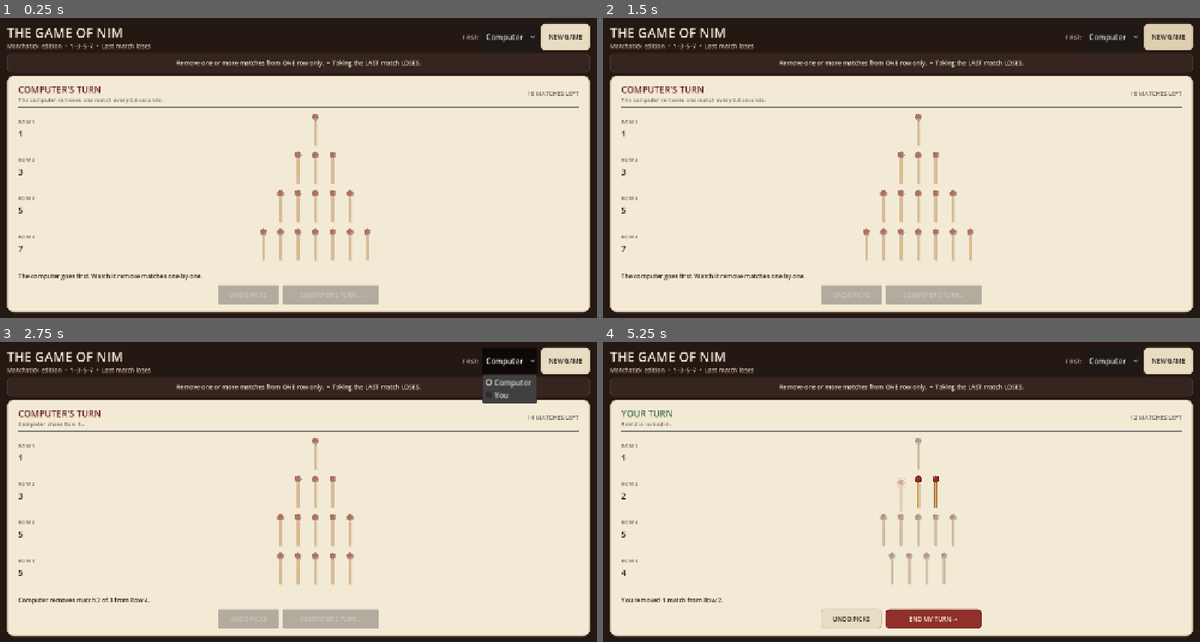
Above: before the commit, frames 1-4 (two rows, left to right).
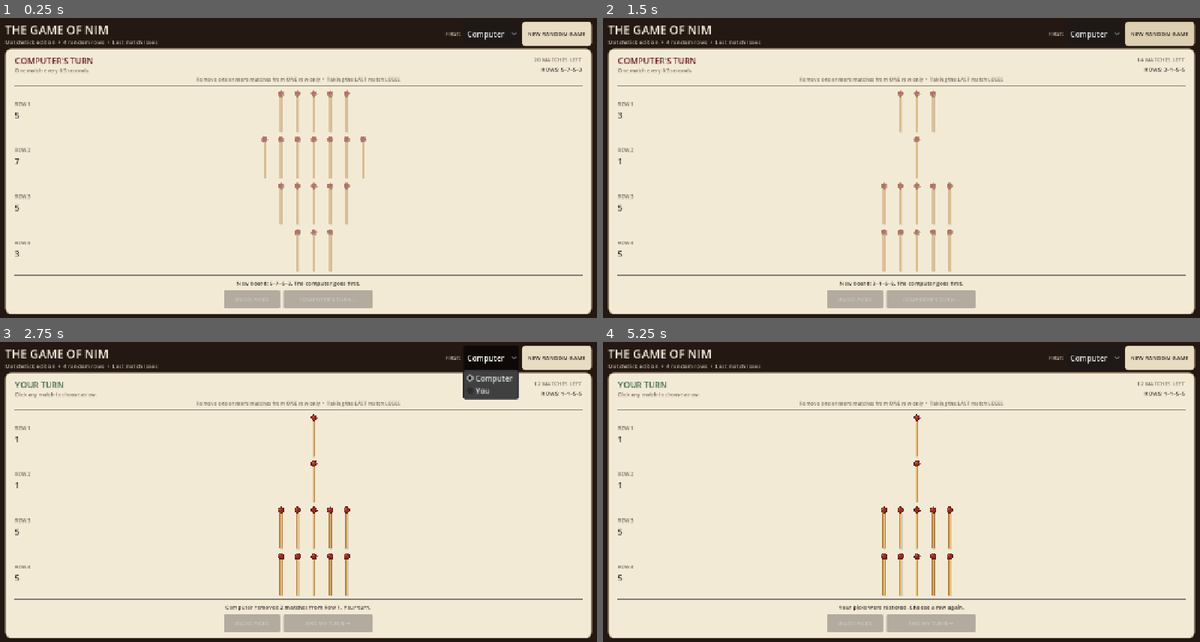
Above: after the commit, the same moments.

Repository: Integraxiii/The-Game-of-Nim
Game: Godot game, scene res://main.tscn
Same seed, same stepped clock (60 frames per second), same inputs: the game is played once before the commit and once after it.
Inputs (mouse positions are in pixels of both pictures, inside the frame that each line leads up to):
- Up to frame 1 (0.25 s): no input
- Up to frame 2 (1.5 s): click "NEW GAME" (after the commit: "NEW RANDOM GAME") at 0.5 s; click "NEW GAME" (after the commit: "NEW RANDOM GAME") at 1.25 s
- Up to frame 3 (2.75 s): click "Computer" at 2 s
- Up to frame 4 (5.25 s): click (919, 435) at 2.77 s; click (919, 453) at 3.52 s; click "UNDO PICKS" at 4.25 s; click (901, 492) at 5.02 s

The runs differ from the first frame. In frame 1, 19% of the frame differs, in the area x 0-100%, y 1-99%; in frame 2, 18%; in frame 3, 18%; in frame 4, 19%.

Commit message:
Use random match rows and tighter single-screen layout

Diff:
--- a/scripts/matchstick_game.gd
+++ b/scripts/matchstick_game.gd
@@ -1,6 +1,6 @@
 extends Control
 
-# Matchstick Nim — single-screen 1-3-5-7 layout.
+# Matchstick Nim — four random rows, 1–7 matches each.
 # Misere rule: taking the final match loses.
 
 const TABLE := Color("#241813")
@@ -12,8 +12,10 @@
 const RED := Color("#8f3029")
 const RED_DARK := Color("#68211d")
 const GREEN := Color("#486f52")
-const CLASSIC_PILES: Array[int] = [1, 3, 5, 7]
 const COMPUTER_MATCH_DELAY := 0.5
+const ROW_COUNT := 4
+const MIN_MATCHES := 1
+const MAX_MATCHES := 7
 
 enum Phase { PLAYER, COMPUTER, GAME_OVER }
 
@@ -23,7 +25,7 @@
 
     func _init() -> void:
         flat = true
-        custom_minimum_size = Vector2(34, 72)
+        custom_minimum_size = Vector2(32, 62)
         focus_mode = Control.FOCUS_ALL
         mouse_default_cursor_shape = Control.CURSOR_POINTING_HAND
         tooltip_text = "Remove this match"
@@ -31,18 +33,18 @@
 
     func _draw() -> void:
         var cx := size.x * 0.5
-        var shaft_top := 21.0
-        var shaft_bottom := size.y - 5.0
-        var shaft_height := maxf(34.0, shaft_bottom - shaft_top)
-        var opacity := 1.0 if not disabled else 0.38
-        draw_rect(Rect2(cx - 2.0, shaft_top + 2.0, 6.0, shaft_height), Color(0.16, 0.10, 0.06, 0.16 * opacity), true)
+        var shaft_top := 18.0
+        var shaft_bottom := size.y - 4.0
+        var shaft_height := maxf(28.0, shaft_bottom - shaft_top)
+        var opacity := 1.0 if not disabled else 0.36
+        draw_rect(Rect2(cx - 2.0, shaft_top + 2.0, 6.0, shaft_height), Color(0.16, 0.10, 0.06, 0.14 * opacity), true)
         draw_rect(Rect2(cx - 3.0, shaft_top, 6.0, shaft_height), Color(0.69, 0.50, 0.27, opacity), true)
-        draw_rect(Rect2(cx - 1.2, shaft_top, 2.5, shaft_height), Color(0.91, 0.75, 0.46, opacity), true)
-        draw_circle(Vector2(cx, 14.5), 7.5, Color(0.40, 0.11, 0.09, opacity))
-        draw_circle(Vector2(cx - 1.0, 13.5), 5.8, Color(0.58, 0.18, 0.15, opacity))
-        draw_circle(Vector2(cx - 2.5, 11.5), 1.8, Color(0.78, 0.35, 0.28, opacity))
+        draw_rect(Rect2(cx - 1.2, shaft_top, 2.4, shaft_height), Color(0.91, 0.75, 0.46, opacity), true)
+        draw_circle(Vector2(cx, 12.5), 6.8, Color(0.40, 0.11, 0.09, opacity))
+        draw_circle(Vector2(cx - 0.8, 11.8), 5.2, Color(0.58, 0.18, 0.15, opacity))
+        draw_circle(Vector2(cx - 2.1, 10.0), 1.5, Color(0.78, 0.35, 0.28, opacity))
         if not disabled and is_hovered():
-            draw_arc(Vector2(cx, 14.5), 10.5, 0.0, TAU, 24, Color(0.55, 0.19, 0.16, 0.75), 2.0)
+            draw_arc(Vector2(cx, 12.5), 9.7, 0.0, TAU, 24, Color(0.55, 0.19, 0.16, 0.75), 2.0)
 
     func set_enabled_for_turn(value: bool) -> void:
         disabled = not value
@@ -52,8 +54,8 @@
 
 var rng := RandomNumberGenerator.new()
 var phase: Phase = Phase.PLAYER
-var piles: Array[int] = CLASSIC_PILES.duplicate()
-var turn_start_piles: Array[int] = CLASSIC_PILES.duplicate()
+var piles: Array[int] = [1, 3, 5, 7]
+var turn_start_piles: Array[int] = [1, 3, 5, 7]
 var selected_row := -1
 var removed_this_turn := 0
 var game_serial := 0
@@ -65,6 +67,7 @@
 var match_rows: Array[HBoxContainer] = []
 var count_labels: Array[Label] = []
 var remaining_label: Label
+var setup_label: Label
 var message_label: Label
 var action_button: Button
 var undo_button: Button
@@ -83,21 +86,21 @@
 
     var outer := MarginContainer.new()
     outer.set_anchors_and_offsets_preset(Control.PRESET_FULL_RECT)
-    outer.add_theme_constant_override("margin_left", 18)
-    outer.add_theme_constant_override("margin_right", 18)
-    outer.add_theme_constant_override("margin_top", 12)
-    outer.add_theme_constant_override("margin_bottom", 12)
+    outer.add_theme_constant_override("margin_left", 14)
+    outer.add_theme_constant_override("margin_right", 14)
+    outer.add_theme_constant_override("margin_top", 8)
+    outer.add_theme_constant_override("margin_bottom", 8)
     add_child(outer)
 
     var main := VBoxContainer.new()
     main.size_flags_horizontal = Control.SIZE_EXPAND_FILL
     main.size_flags_vertical = Control.SIZE_EXPAND_FILL
-    main.add_theme_constant_override("separation", 7)
+    main.add_theme_constant_override("separation", 5)
     outer.add_child(main)
 
     var header := HBoxContainer.new()
-    header.custom_minimum_size.y = 48
-    header.add_theme_constant_override("separation", 14)
+    header.custom_minimum_size.y = 44
+    header.add_theme_constant_override("separation", 12)
     main.add_child(header)
 
     var title_box := VBoxContainer.new()
@@ -108,68 +111,57 @@
     var title := Label.new()
     title.text = "THE GAME OF NIM"
     title.add_theme_color_override("font_color", PAPER)
-    title.add_theme_font_size_override("font_size", 28)
+    title.add_theme_font_size_override("font_size", 25)
     title_box.add_child(title)
 
     var subtitle := Label.new()
-    subtitle.text = "Matchstick edition  •  1–3–5–7  •  Last match loses"
+    subtitle.text = "Matchstick edition  •  4 random rows  •  Last match loses"
     subtitle.add_theme_color_override("font_color", Color("#cfbea9"))
-    subtitle.add_theme_font_size_override("font_size", 13)
+    subtitle.add_theme_font_size_override("font_size", 12)
     title_box.add_child(subtitle)
 
     var control_row := HBoxContainer.new()
     control_row.alignment = BoxContainer.ALIGNMENT_END
-    control_row.add_theme_constant_override("separation", 7)
+    control_row.add_theme_constant_override("separation", 6)
     header.add_child(control_row)
 
     var first_label := Label.new()
     first_label.text = "FIRST:"
     first_label.add_theme_color_override("font_color", Color("#cfbea9"))
     first_label.vertical_alignment = VERTICAL_ALIGNMENT_CENTER
-    first_label.add_theme_font_size_override("font_size", 12)
+    first_label.add_theme_font_size_override("font_size", 11)
     control_row.add_child(first_label)
 
     start_option = OptionButton.new()
     start_option.add_item("Computer")
     start_option.add_item("You")
     start_option.selected = 0
-    start_option.custom_minimum_size = Vector2(118, 38)
+    start_option.custom_minimum_size = Vector2(110, 36)
     control_row.add_child(start_option)
 
-    var new_game := _make_button("NEW GAME", false)
-    new_game.custom_minimum_size = Vector2(105, 38)
+    var new_game := _make_button("NEW RANDOM GAME", false)
+    new_game.custom_minimum_size = Vector2(150, 36)
     new_game.pressed.connect(_start_new_game)
     control_row.add_child(new_game)
-
-    var rule_panel := PanelContainer.new()
-    rule_panel.custom_minimum_size.y = 34
-    rule_panel.add_theme_stylebox_override("panel", _style(TABLE_LIGHT, 8, 1, Color("#5a4337")))
-    main.add_child(rule_panel)
-    var rule_margin := _margin(10, 10, 5, 5)
-    rule_panel.add_child(rule_margin)
-    var rule_text := Label.new()
-    rule_text.text = "Remove one or more matches from ONE row only.  •  Taking the LAST match LOSES."
-    rule_text.horizontal_alignment = HORIZONTAL_ALIGNMENT_CENTER
-    rule_text.add_theme_color_override("font_color", PAPER)
-    rule_text.add_theme_font_size_override("font_size", 13)
-    rule_margin.add_child(rule_text)
 
     var board := PanelContainer.new()
     board.size_flags_horizontal = Control.SIZE_EXPAND_FILL
     board.size_flags_vertical = Control.SIZE_EXPAND_FILL
-    board.add_theme_stylebox_override("panel", _style(PAPER, 14, 2, Color("#c6b594")))
+    board.add_theme_stylebox_override("panel", _style(PAPER, 12, 2, Color("#c6b594")))
     main.add_child(board)
 
-    var board_margin := _margin(14, 14, 10, 10)
+    var board_margin := _margin(12, 12, 8, 8)
     board.add_child(board_margin)
+
     var board_v := VBoxContainer.new()
+    board_v.size_flags_horizontal = Control.SIZE_EXPAND_FILL
     board_v.size_flags_vertical = Control.SIZE_EXPAND_FILL
-    board_v.add_theme_constant_override("separation", 5)
+    board_v.add_theme_constant_override("separation", 3)
     board_margin.add_child(board_v)
 
     var top := HBoxContainer.new()
-    top.custom_minimum_size.y = 42
-    top.add_theme_constant_override("separation", 10)
+    top.custom_minimum_size.y = 38
+    top.add_theme_constant_override("separation", 8)
     board_v.add_child(top)
 
     var status_box := VBoxContainer.new()
@@ -178,68 +170,92 @@
     top.add_child(status_box)
 
     status_label = Label.new()
-    status_label.add_theme_font_size_override("font_size", 19)
+    status_label.add_theme_font_size_override("font_size", 18)
     status_box.add_child(status_label)
 
     substatus_label = Label.new()
     substatus_label.add_theme_color_override("font_color", MUTED)
-    substatus_label.add_theme_font_size_override("font_size", 12)
+    substatus_label.add_theme_font_size_override("font_size", 11)
     status_box.add_child(substatus_label)
 
+    var info_box := VBoxContainer.new()
+    info_box.alignment = BoxContainer.ALIGNMENT_CENTER
+    top.add_child(info_box)
+
     remaining_label = Label.new()
-    remaining_label.vertical_alignment = VERTICAL_ALIGNMENT_CENTER
+    remaining_label.horizontal_alignment = HORIZONTAL_ALIGNMENT_RIGHT
     remaining_label.add_theme_color_override("font_color", MUTED)
-    remaining_label.add_theme_font_size_override("font_size", 13)
-    top.add_child(remaining_label)
+    remaining_label.add_theme_font_size_override("font_size", 12)
+    info_box.add_child(remaining_label)
+
+    setup_label = Label.new()
+    setup_label.horizontal_alignment = HORIZONTAL_ALIGNMENT_RIGHT
+    setup_label.add_theme_color_override("font_color", INK)
+    setup_label.add_theme_font_size_override("font_size", 12)
+    info_box.add_child(setup_label)
+
+    var rule_line := Label.new()
+    rule_line.text = "Remove one or more matches from ONE row only  •  Taking the LAST match LOSES"
+    rule_line.horizontal_alignment = HORIZONTAL_ALIGNMENT_CENTER
+    rule_line.add_theme_color_override("font_color", MUTED)
+    rule_line.add_theme_font_size_override("font_size", 11)
+    board_v.add_child(rule_line)
 
     board_v.add_child(HSeparator.new())
 
     rows_box = VBoxContainer.new()
     rows_box.size_flags_horizontal = Control.SIZE_EXPAND_FILL
     rows_box.size_flags_vertical = Control.SIZE_EXPAND_FILL
-    rows_box.add_theme_constant_override("separation", 1)
+    rows_box.add_theme_constant_override("separation", 0)
     board_v.add_child(rows_box)
 
     board_v.add_child(HSeparator.new())
 
     message_label = Label.new()
-    message_label.custom_minimum_size.y = 28
+    message_label.custom_minimum_size.y = 24
     message_label.vertical_alignment = VERTICAL_ALIGNMENT_CENTER
+    message_label.horizontal_alignment = HORIZONTAL_ALIGNMENT_CENTER
     message_label.autowrap_mode = TextServer.AUTOWRAP_WORD_SMART
     message_label.add_theme_color_override("font_color", INK)
-    message_label.add_theme_font_size_override("font_size", 13)
+    message_label.add_theme_font_size_override("font_size", 12)
     board_v.add_child(message_label)
 
     var actions := HBoxContainer.new()
-    actions.custom_minimum_size.y = 42
+    actions.custom_minimum_size.y = 38
     actions.alignment = BoxContainer.ALIGNMENT_CENTER
-    actions.add_theme_constant_override("separation", 8)
+    actions.add_theme_constant_override("separation", 7)
     board_v.add_child(actions)
 
     undo_button = _make_button("UNDO PICKS", false)
-    undo_button.custom_minimum_size = Vector2(130, 40)
+    undo_button.custom_minimum_size = Vector2(120, 36)
     undo_button.pressed.connect(_undo_player_turn)
     actions.add_child(undo_button)
 
     action_button = _make_button("END MY TURN →", true)
-    action_button.custom_minimum_size = Vector2(205, 42)
+    action_button.custom_minimum_size = Vector2(190, 38)
     action_button.pressed.connect(_on_action_button)
     actions.add_child(action_button)
 
+func _randomize_piles() -> Array[int]:
+    var result: Array[int] = []
+    for _i in range(ROW_COUNT):
+        result.append(rng.randi_range(MIN_MATCHES, MAX_MATCHES))
+    return result
+
 func _start_new_game() -> void:
     game_serial += 1
-    piles = CLASSIC_PILES.duplicate()
+    piles = _randomize_piles()
     turn_start_piles = piles.duplicate()
     selected_row = -1
     removed_this_turn = 0
     _build_match_rows()
     if start_option.selected == 0:
         phase = Phase.COMPUTER
-        message_label.text = "The computer goes first. Watch it remove matches one by one."
+        message_label.text = "New board: %s. The computer goes first." % _position_string()
         _refresh_ui()
         _computer_turn(game_serial)
     else:
-        _begin_player_turn("You go first. Remove one or more matches from a single row.")
+        _begin_player_turn("New board: %s. You go first." % _position_string())
 
 func _begin_player_turn(message: String = "Your turn. Remove one or more matches from a single row.") -> void:
     phase = Phase.PLAYER
@@ -253,28 +269,29 @@
     _clear_container(rows_box)
     match_rows.clear()
     count_labels.clear()
+
     for row_index in range(piles.size()):
         var row := HBoxContainer.new()
-        row.custom_minimum_size.y = 76
+        row.custom_minimum_size.y = 64
         row.size_flags_horizontal = Control.SIZE_EXPAND_FILL
         row.size_flags_vertical = Control.SIZE_EXPAND_FILL
         rows_box.add_child(row)
 
         var label_box := VBoxContainer.new()
-        label_box.custom_minimum_size.x = 68
+        label_box.custom_minimum_size.x = 62
         label_box.alignment = BoxContainer.ALIGNMENT_CENTER
         row.add_child(label_box)
 
         var row_label := Label.new()
         row_label.text = "ROW %d" % (row_index + 1)
         row_label.add_theme_color_override("font_color", MUTED)
-        row_label.add_theme_font_size_override("font_size", 11)
+        row_label.add_theme_font_size_override("font_size", 10)
         label_box.add_child(row_label)
 
         var count_label := Label.new()
         count_label.text = str(piles[row_index])
         count_label.add_theme_color_override("font_color", INK)
-        count_label.add_theme_font_size_override("font_size", 18)
+        count_label.add_theme_font_size_override("font_size", 17)
         label_box.add_child(count_label)
         count_labels.append(count_label)
 
@@ -291,6 +308,7 @@
             stick_button.row_index = row_index
             stick_button.pressed.connect(_on_match_pressed.bind(row_index, stick_button))
             sticks.add_child(stick_button)
+
     _refresh_match_interaction()
 
 func _on_action_button() -> void:
@@ -306,15 +324,19 @@
         return
     if selected_row != -1 and selected_row != row_index:
         return
+
     if selected_row == -1:
         selected_row = row_index
+
     piles[row_index] -= 1
     removed_this_turn += 1
     _animate_removal(stick_button)
     message_label.text = "You removed %d match%s from Row %d." % [removed_this_turn, "" if removed_this_turn == 1 else "es", row_index + 1]
+
     if _total_matches() == 0:
         _finish_game(false, "You took the final match. Taking the last match loses.")
         return
+
     _refresh_ui()
 
 func _finish_player_turn() -> void:
@@ -338,67 +360,84 @@
 func _computer_turn(serial: int) -> void:
     if serial != game_serial:
         return
+
     phase = Phase.COMPUTER
     selected_row = -1
     removed_this_turn = 0
     _refresh_ui()
-    await get_tree().create_timer(0.7).timeout
+
+    await get_tree().create_timer(0.55).timeout
     if serial != game_serial or phase != Phase.COMPUTER:
         return
+
     var move := _choose_misere_move()
     var row_index: int = int(move.get("row", -1))
     var amount: int = int(move.get("amount", 0))
     if row_index < 0 or amount <= 0:
         return
+
     substatus_label.text = "Computer chose Row %d..." % (row_index + 1)
+
     for step in range(amount):
         if serial != game_serial or phase != Phase.COMPUTER or piles[row_index] <= 0:
             return
+
         piles[row_index] -= 1
         _remove_one_computer_match(row_index)
         message_label.text = "Computer removes match %d of %d from Row %d." % [step + 1, amount, row_index + 1]
         _refresh_counts_only()
+
         if _total_matches() == 0:
-            await get_tree().create_timer(0.3).timeout
+            await get_tree().create_timer(0.25).timeout
             if serial == game_serial:
                 _finish_game(true, "The computer took the final match, so you win!")
             return
+
         if step < amount - 1:
             await get_tree().create_timer(COMPUTER_MATCH_DELAY).timeout
+
     if serial != game_serial:
         return
-    _begin_player_turn("Computer removed %d match%s from Row %d. Your turn now." % [amount, "" if amount == 1 else "es", row_index + 1])
+
+    _begin_player_turn("Computer removed %d match%s from Row %d. Your turn." % [amount, "" if amount == 1 else "es", row_index + 1])
 
 func _choose_misere_move() -> Dictionary:
     var big_count := 0
     var big_index := -1
     var ones_count := 0
+
     for i in range(piles.size()):
         if piles[i] > 1:
             big_count += 1
             big_index = i
         elif piles[i] == 1:
             ones_count += 1
+
     if big_count == 0:
         for i in range(piles.size()):
             if piles[i] == 1:
                 return {"row": i, "amount": 1}
+
     if big_count == 1:
         if ones_count % 2 == 0:
             return {"row": big_index, "amount": piles[big_index] - 1}
         return {"row": big_index, "amount": piles[big_index]}
+
     var x := _nim_sum()
     if x != 0:
         for i in range(piles.size()):
             var target := piles[i] ^ x
             if target < piles[i]:
                 return {"row": i, "amount": piles[i] - target}
+
     var available: Array[int] = []
     for i in range(piles.size()):
         if piles[i] > 0:
             available.append(i)
+
     if available.is_empty():
         return {"row": -1, "amount": 0}
+
     var chosen_row: int = available[rng.randi_range(0, available.size() - 1)]
     return {"row": chosen_row, "amount": rng.randi_range(1, piles[chosen_row])}
 
@@ -414,8 +453,8 @@
     stick_button.disabled = true
     var tween := create_tween()
     tween.set_parallel(true)
-    tween.tween_property(stick_button, "modulate:a", 0.0, 0.18)
-    tween.tween_property(stick_button, "position:y", stick_button.position.y + 10.0, 0.18)
+    tween.tween_property(stick_button, "modulate:a", 0.0, 0.16)
+    tween.tween_property(stick_button, "position:y", stick_button.position.y + 8.0, 0.16)
     tween.set_parallel(false)
     tween.tween_callback(stick_button.queue_free)
 
@@ -433,6 +472,7 @@
 func _refresh_ui() -> void:
     _refresh_counts_only()
     _refresh_match_interaction()
+
     match phase:
         Phase.PLAYER:
             status_label.text = "YOUR TURN"
@@ -444,14 +484,14 @@
         Phase.COMPUTER:
             status_label.text = "COMPUTER'S TURN"
             status_label.add_theme_color_override("font_color", RED_DARK)
-            substatus_label.text = "The computer removes one match every 0.5 seconds."
+            substatus_label.text = "One match every 0.5 seconds."
             action_button.text = "COMPUTER'S TURN..."
             action_button.disabled = true
             undo_button.disabled = true
         Phase.GAME_OVER:
             status_label.text = "GAME OVER"
             status_label.add_theme_color_override("font_color", RED_DARK)
-            substatus_label.text = "Press PLAY AGAIN for another 1–3–5–7 game."
+            substatus_label.text = "Press PLAY AGAIN for a new random board."
             action_button.text = "PLAY AGAIN"
             action_button.disabled = false
             undo_button.disabled = true
@@ -459,6 +499,7 @@
 func _refresh_counts_only() -> void:
     var remaining := _total_matches()
     remaining_label.text = "%d MATCH%s LEFT" % [remaining, "" if remaining == 1 else "ES"]
+    setup_label.text = "ROWS: %s" % _position_string()
     for i in range(mini(count_labels.size(), piles.size())):
         count_labels[i].text = str(piles[i])
 
@@ -485,15 +526,21 @@
         total += value
     return total
 
+func _position_string() -> String:
+    var parts: Array[String] = []
+    for value in piles:
+        parts.append(str(value))
+    return "–".join(parts)
+
 func _make_button(text_value: String, primary: bool) -> Button:
     var button := Button.new()
     button.text = text_value
-    button.add_theme_font_size_override("font_size", 13)
+    button.add_theme_font_size_override("font_size", 12)
     button.add_theme_color_override("font_color", PAPER if primary else INK)
     button.add_theme_color_override("font_hover_color", PAPER if primary else INK)
-    button.add_theme_stylebox_override("normal", _style(RED if primary else PAPER_2, 8, 1, RED_DARK if primary else Color("#bba984")))
-    button.add_theme_stylebox_override("hover", _style(RED_DARK if primary else Color("#ddcfb1"), 8, 1, RED_DARK if primary else Color("#a99570")))
-    button.add_theme_stylebox_override("pressed", _style(Color("#57201c") if primary else Color("#d2c19f"), 8, 1, RED_DARK if primary else Color("#9f8a65")))
+    button.add_theme_stylebox_override("normal", _style(RED if primary else PAPER_2, 7, 1, RED_DARK if primary else Color("#bba984")))
+    button.add_theme_stylebox_override("hover", _style(RED_DARK if primary else Color("#ddcfb1"), 7, 1, RED_DARK if primary else Color("#a99570")))
+    button.add_theme_stylebox_override("pressed", _style(Color("#57201c") if primary else Color("#d2c19f"), 7, 1, RED_DARK if primary else Color("#9f8a65")))
     return button
 
 func _style(bg: Color, radius: int, border: int = 0, border_color: Color = Color.TRANSPARENT) -> StyleBoxFlat:
@@ -508,10 +555,10 @@
     style.border_width_right = border
     style.border_width_bottom = border
     style.border_color = border_color
-    style.content_margin_left = 10
-    style.content_margin_right = 10
-    style.content_margin_top = 6
-    style.content_margin_bottom = 6
+    style.content_margin_left = 9
+    style.content_margin_right = 9
+    style.content_margin_top = 5
+    style.content_margin_bottom = 5
     return style
 
 func _margin(left: int, right: int, top: int, bottom: int) -> MarginContainer:
